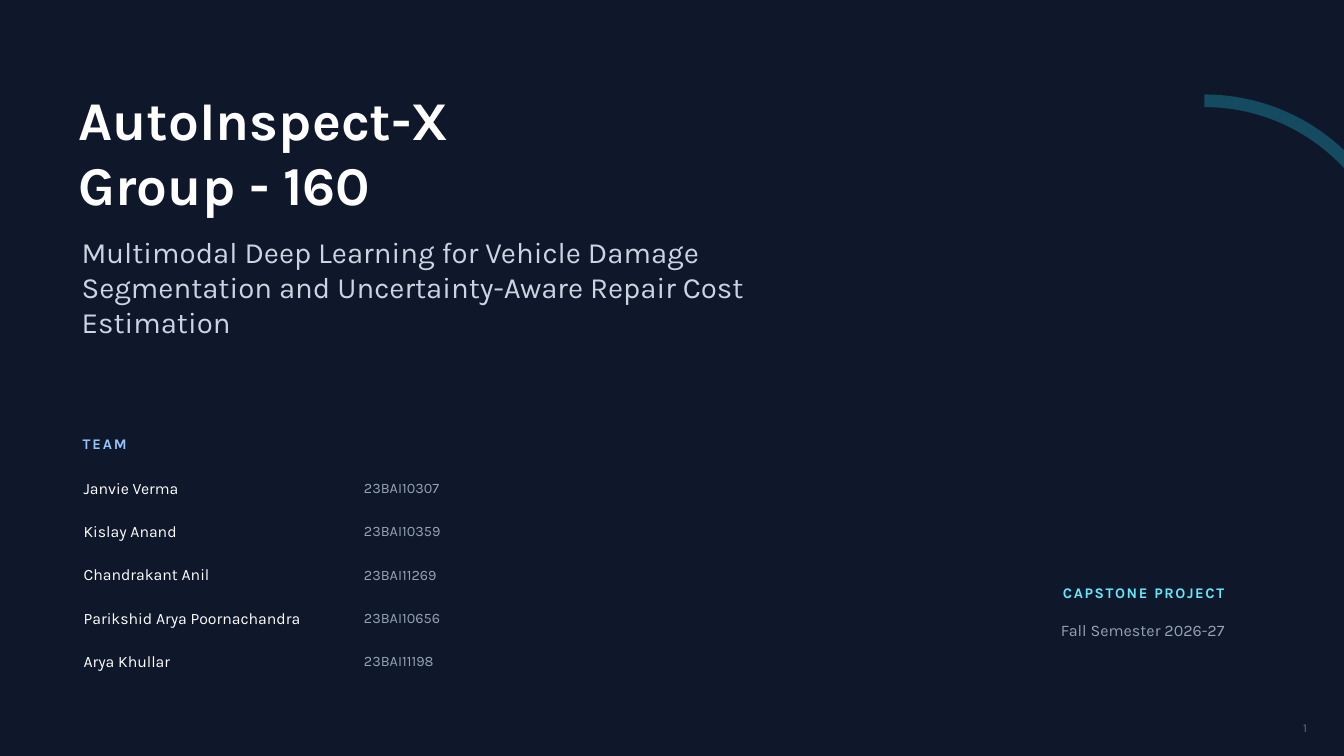
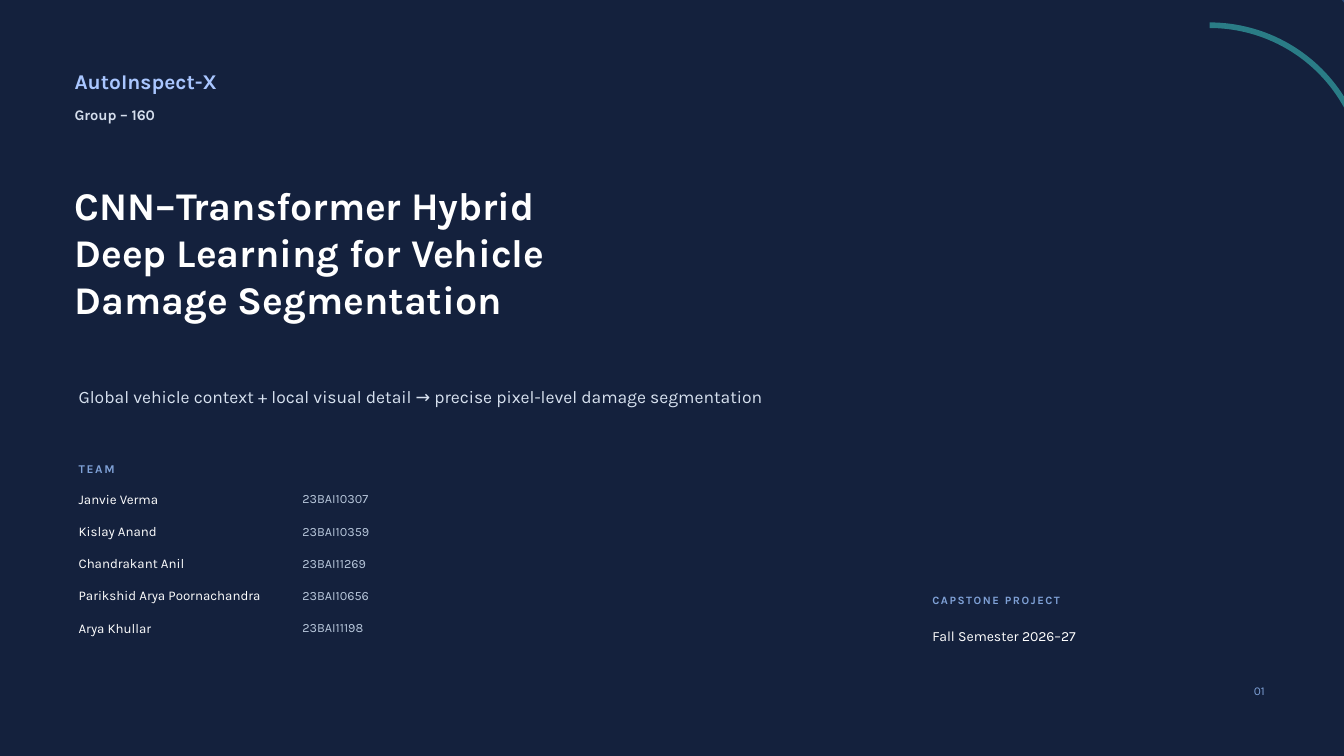
Before and after one commit to KisuZoid/Coding, a slide deck: slide 1 of college/Capstone1/AutoInspect-X_Capstone.pptx. Drawn at 1344x756 pixels with LibreOffice and Linux fonts; fonts in the diff are those of the drawing. Boxes give left, top, right and bottom in pixels: in the first picture for what was removed or moved away, otherwise in the second. Text is boxed around its words. In the diff, an @@ line names an element or a change of style, - is before the commit and + after.

Commit message:
ppt

```diff
--- a/college/Capstone1/AutoInspect-X_Capstone.pptx
+++ b/college/Capstone1/AutoInspect-X_Capstone.pptx
@@ background #0F172A to #14213D @@
@@ rectangle removed at (x1=0, y1=0, x2=1344, y2=12) @@
@@ rectangle removed at (x1=0, y1=0, x2=1344, y2=756) @@
@@ arc (boxed as its full ellipse) resized from (x1=928, y1=0, x2=1344, y2=378) to (x1=978, y1=0, x2=1344, y2=333) @@
@@ arc (boxed as its full ellipse) at (x1=978, y1=0, x2=1344, y2=333): outline #60A5FA 13 pt to #2C4B7B 7 pt @@
@@ arc (boxed as its full ellipse) added at (x1=1054, y1=25, x2=1344, y2=338), outline #2E8C93 4 pt @@
@@ text at (x1=75, y1=75, x2=217, y2=94): text changed; size 39 to 15 pt; text colour #FFFFFF to #A9C6FF @@
-AutoInspect-X
-Group - 160
+AutoInspect-X
@@ text added at (x1=75, y1=110, x2=155, y2=124), 10.5 pt, text #D5DEED, bold @@
+Group – 160
@@ arc (boxed as its full ellipse) removed at (x1=1008, y1=101, x2=1344, y2=494) @@
@@ text at (x1=75, y1=192, x2=544, y2=324): text changed; size 21 to 28 pt; text colour #CBD5E1 to #FFFFFF; bold on @@
-Multimodal Deep Learning for Vehicle Damage Segmentation and Uncertainty-Aware Repair Cost Estimation
+CNN–Transformer Hybrid
+Deep Learning for Vehicle
+Damage Segmentation
@@ text added at (x1=79, y1=391, x2=762, y2=408), 12.5 pt, text #D8E2F0 @@
+Global vehicle context + local visual detail → precise pixel-level damage segmentation
@@ text "TEAM" moved from (x1=83, y1=439, x2=127, y2=449) to (x1=79, y1=465, x2=115, y2=473) @@
@@ text "TEAM" at (x1=79, y1=465, x2=115, y2=473): size 10.5 to 8.5 pt, text colour #93C5FD to #7FA1D6, letter spacing 1.4 to 1.2 pt @@
@@ text "Janvie Verma" moved from (x1=84, y1=483, x2=179, y2=494) to (x1=79, y1=495, x2=158, y2=504) @@
@@ text "23BAI10307" moved from (x1=364, y1=484, x2=439, y2=493) to (x1=302, y1=495, x2=368, y2=503) @@
@@ text "Chandrakant Anil" moved from (x1=84, y1=569, x2=210, y2=580) to (x1=79, y1=559, x2=184, y2=568) @@
@@ text "23BAI11269" moved from (x1=364, y1=571, x2=437, y2=580) to (x1=302, y1=560, x2=365, y2=568) @@
@@ text "Parikshid Arya Poornachandra" moved from (x1=84, y1=613, x2=301, y2=628) to (x1=79, y1=591, x2=260, y2=604) @@
@@ text "23BAI10656" moved from (x1=364, y1=614, x2=440, y2=623) to (x1=302, y1=592, x2=369, y2=600) @@
@@ text "CAPSTONE PROJECT" moved from (x1=1063, y1=588, x2=1224, y2=598) to (x1=932, y1=596, x2=1060, y2=604) @@
@@ text "CAPSTONE PROJECT" at (x1=932, y1=596, x2=1060, y2=604): size 10.5 to 8 pt, text colour #67E8F9 to #7FA1D6, letter spacing 1.2 to 1.1 pt; alignment right to left @@
@@ size 11.3 to 9.5 pt in 5 elements at (x1=79, y1=591, x2=260, y2=604), (x1=79, y1=527, x2=157, y2=539), (x1=79, y1=559, x2=184, y2=568), (x1=79, y1=495, x2=158, y2=504), (x1=79, y1=624, x2=152, y2=637) @@
@@ text "Arya Khullar" moved from (x1=84, y1=656, x2=170, y2=671) to (x1=79, y1=624, x2=152, y2=637) @@
@@ size 10.3 to 9 pt, text colour #94A3B8 to #B8C7DB in 5 elements at (x1=302, y1=528, x2=369, y2=536), (x1=302, y1=495, x2=368, y2=503), (x1=302, y1=560, x2=365, y2=568), (x1=302, y1=592, x2=369, y2=600), (x1=302, y1=624, x2=363, y2=632) @@
@@ text "23BAI11198" moved from (x1=364, y1=657, x2=434, y2=666) to (x1=302, y1=624, x2=363, y2=632) @@
@@ text at (x1=932, y1=631, x2=1076, y2=641): text changed; size 11.5 to 10 pt; text colour #94A3B8 to #FFFFFF @@
-Fall Semester 2026-27
+Fall Semester 2026–27
@@ text added at (x1=1254, y1=687, x2=1265, y2=695), 8.5 pt, text #7FA1D6 @@
+01
@@ page number removed at (x1=1303, y1=725, x2=1307, y2=732) @@
-1
```
Also in this commit, not shown: 1 other slide changed, 15 slides added, 13 slides removed.
